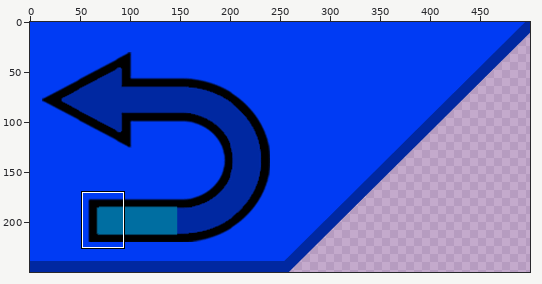
Two states of a sprite sheet, Sprites/HUD Elements/BackButton/backArrow2.png. The first picture is a wide view before the edit; the outline marks the close-up.
Close-up. Before:
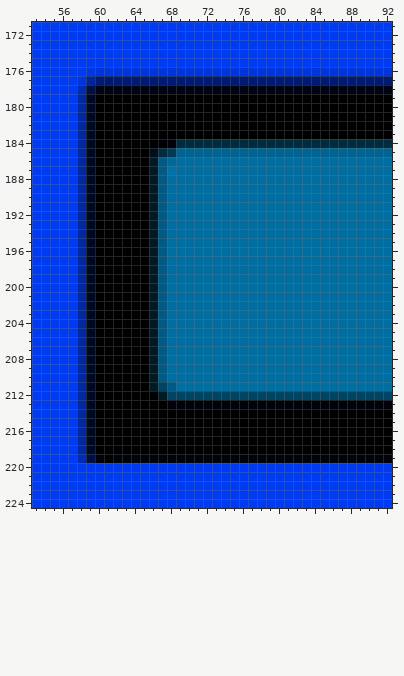
The file is 500x250 pixels. Pixels under 10% opacity are left out. Colours within 5 levels of each other are drawn and written as one. Shown: x 53..92, y 171..224. The commit also changed other parts of the picture, which this record leaves out.
And afterwards:
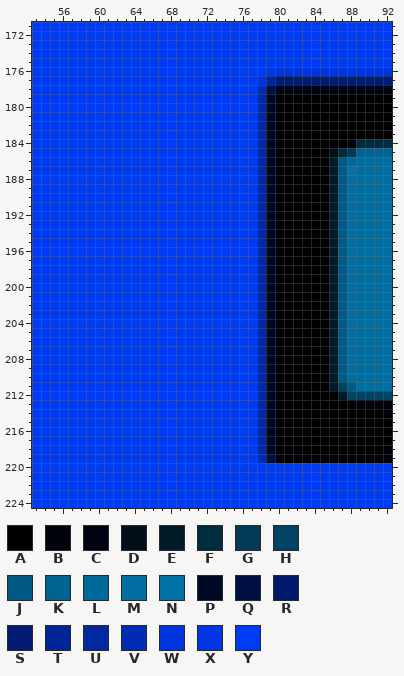
Palette (. is transparent): A #000000  B #00030b  C #000412  D #000f1a  E #001a26  F #002c40  G #003a56  H #004363  J #005a83  K #006493  L #00699a  M #006ea1  N #0072a7  P #000924  Q #000f41  R #001a6b  S #001b71  T #002597  U #0028a1  V #002cb5  W #0035dd  X #0037e3  Y #003bf4
The edit:
Changed rows in their new state; - is an unchanged pixel.
first column x 58:
176 -YYYYYYYYYYYYYYYYYYYYX---------
177 YYYYYYYYYYYYYYYYYYYYWT-R-------
178 YYYYYYYYYYYYYYYYYYYYVQ---------
179 YYYYYYYYYYYYYYYYYYYYUP---------
180 YYYYYYYYYYYYYYYYYYYYUP---------
181 YYYYYYYYYYYYYYYYYYYYUP---------
182 YYYYYYYYYYYYYYYYYYYYUP---------
183 YYYYYYYYYYYYYYYYYYYYUP---------
184 YYYYYYYYYYYYYYYYYYYYUPAAAAAAAAB
185 YYYYYYYYYYYYYYYYYYYYUPAAAAAADFG
186 YYYYYYYYYYYYYYYYYYYYUPAAAAAAEJL
187 YYYYYYYYYYYYYYYYYYYYUPAAAAAAEJN
188 YYYYYYYYYYYYYYYYYYYYUPAAAAAAEJ-
189 YYYYYYYYYYYYYYYYYYYYUPAAAAAAEJ-
190 YYYYYYYYYYYYYYYYYYYYUPAAAAAAEJ-
191 YYYYYYYYYYYYYYYYYYYYUPAAAAAAEJ-
192 YYYYYYYYYYYYYYYYYYYYUPAAAAAAEJ-
193 YYYYYYYYYYYYYYYYYYYYUPAAAAAAEJ-
194 YYYYYYYYYYYYYYYYYYYYUPAAAAAAEJ-
195 YYYYYYYYYYYYYYYYYYYYUPAAAAAAEJ-
196 YYYYYYYYYYYYYYYYYYYYUPAAAAAAEJ-
197 YYYYYYYYYYYYYYYYYYYYUPAAAAAAEJ-
198 YYYYYYYYYYYYYYYYYYYYUPAAAAAAEJ-
199 YYYYYYYYYYYYYYYYYYYYUPAAAAAAEJ-
200 YYYYYYYYYYYYYYYYYYYYUPAAAAAAEJ-
201 YYYYYYYYYYYYYYYYYYYYUPAAAAAAEJ-
202 YYYYYYYYYYYYYYYYYYYYUPAAAAAAEJ-
203 YYYYYYYYYYYYYYYYYYYYUPAAAAAAEJ-
204 YYYYYYYYYYYYYYYYYYYYUPAAAAAAEJ-
205 YYYYYYYYYYYYYYYYYYYYUPAAAAAAEJ-
206 YYYYYYYYYYYYYYYYYYYYUPAAAAAAEJ-
207 YYYYYYYYYYYYYYYYYYYYUPAAAAAAEJ-
208 YYYYYYYYYYYYYYYYYYYYUPAAAAAAEJ-
209 YYYYYYYYYYYYYYYYYYYYUPAAAAAAEJ-
210 YYYYYYYYYYYYYYYYYYYYUPAAAAAAEJ-
211 YYYYYYYYYYYYYYYYYYYYUPAAAAAAEHJ
212 YYYYYYYYYYYYYYYYYYYYUPAAAAAAAE-
213 YYYYYYYYYYYYYYYYYYYYUPAAAAAAAA-
214 YYYYYYYYYYYYYYYYYYYYUP---------
215 YYYYYYYYYYYYYYYYYYYYUP---------
216 YYYYYYYYYYYYYYYYYYYYUP---------
217 YYYYYYYYYYYYYYYYYYYYUP---------
218 YYYYYYYYYYYYYYYYYYYYUP---------
219 YYYYYYYYYYYYYYYYYYYYVQ-A-------
Pixel boxes of the changes (left, top, right, bottom) in both close-ups:
changed: (77, 67, 356, 463)
